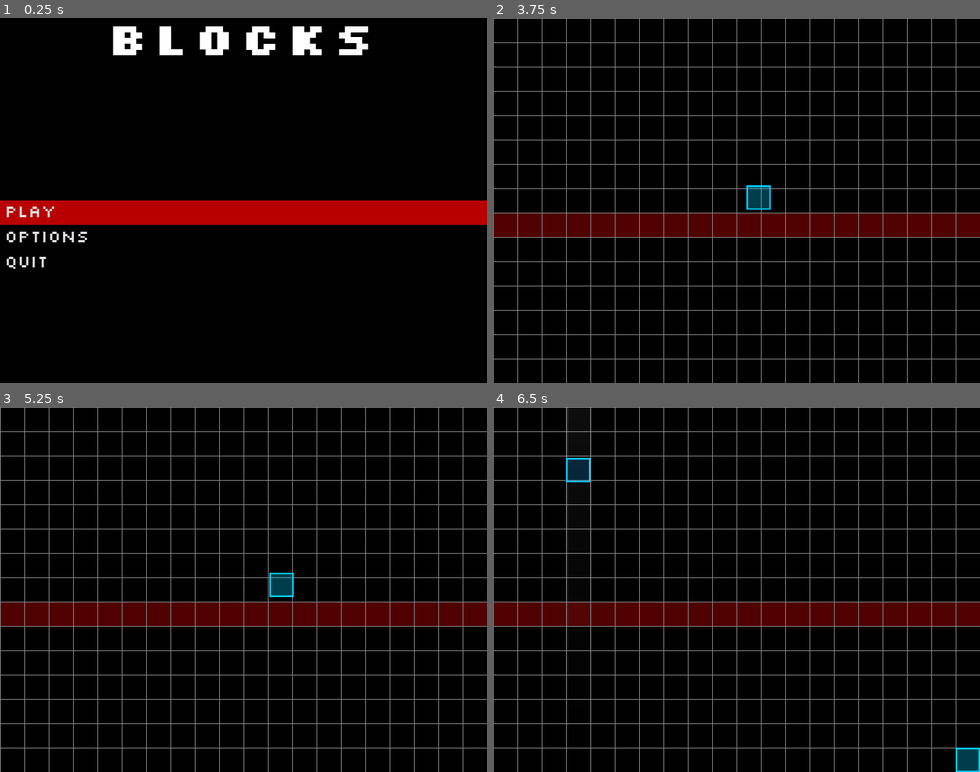
Above: before the commit, frames 1-4 (two rows, left to right).
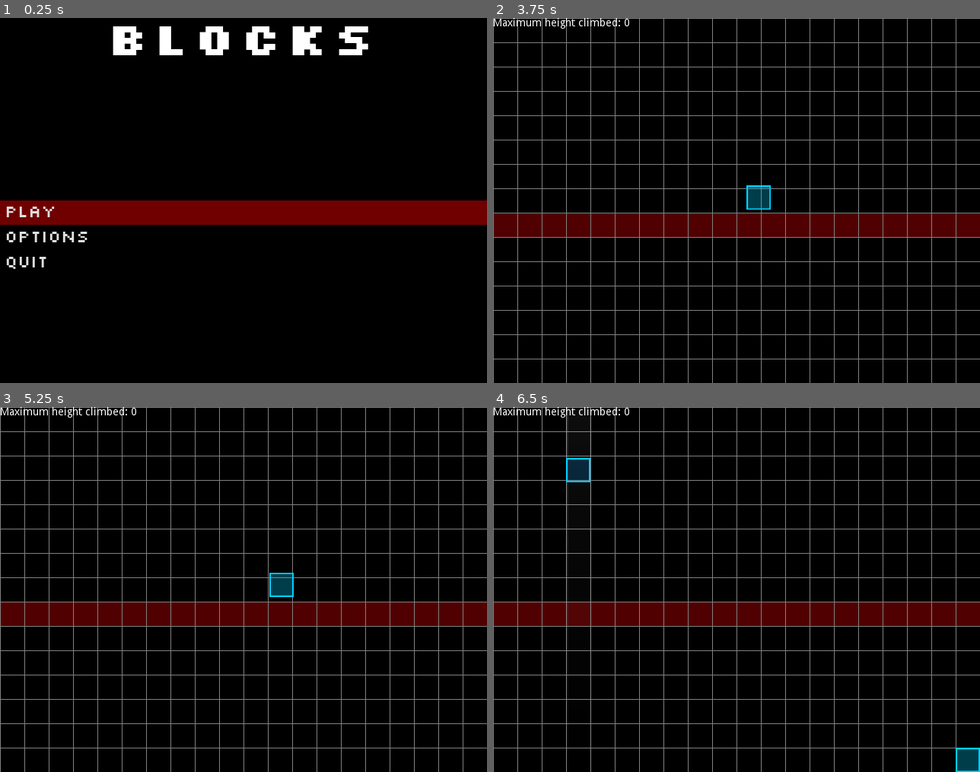
Above: after the commit, the same moments.

Repository: boscutti939/Blocks
Game: Godot game, scene res://Scenes/Menu.tscn
Two runs of this game, one before a commit and one after it. Both use one fixed random seed, a clock stepped at 60 frames per second and the inputs below.
Inputs:
- Up to frame 1 (0.25 s): no input
- Up to frame 2 (3.75 s): click "Play" at 0.5 s; click "Play" at 1.25 s; click "Options" at 2 s; tap Enter at 2.75, 3.6 s; hold Enter 2.78-3.53 s; hold D from 2.78 s (still down); tap Space at 3.02 s
- Up to frame 3 (5.25 s): tap Space at 3.77, 5 s; release D at 4.28 s; hold A 4.28-5.03 s; hold R 4.28-5.03 s; tap Enter at 4.55, 5.1 s; hold D from 5.03 s (still down)
- Up to frame 4 (6.5 s): keep holding D; tap Space at 5.27, 6.02 s; hold Enter from 5.78 s (still down)

The runs differ from the first frame. In frame 1, 6.6% of the frame differs, in the area x 0-100%, y 50-57%; in frame 2, 0.3%; in frame 3, 0.3%; in frame 4, 0.3%.

Commit message:
maximum block height score
Added a maximum block height score thing. So now I know how high I climbed.

Diff:
--- a/Scenes/Menu.tscn
+++ b/Scenes/Menu.tscn
@@ -13,7 +13,7 @@
 
 [sub_resource type="Gradient" id=2]
 offsets = PoolRealArray( 0.509677 )
-colors = PoolColorArray( 1, 0, 0, 0.72549 )
+colors = PoolColorArray( 1, 0, 0, 0.439216 )
 
 [sub_resource type="GradientTexture" id=3]
 gradient = SubResource( 2 )
--- a/Scenes/field.tscn
+++ b/Scenes/field.tscn
@@ -100,6 +100,15 @@
 "_edit_lock_": true
 }
 
+[node name="hud" type="Node2D" parent="sceneCamera"]
+
+[node name="maxheightlabel" type="Label" parent="sceneCamera/hud"]
+margin_right = 40.0
+margin_bottom = 14.0
+__meta__ = {
+"_edit_use_anchors_": false
+}
+
 [node name="shakeTime" type="Timer" parent="sceneCamera"]
 wait_time = 0.5
 one_shot = true
--- a/Scenes/player.tscn
+++ b/Scenes/player.tscn
@@ -100,15 +100,19 @@
 margin_bottom = -21.0
 
 [node name="jumpmeter" type="ProgressBar" parent="."]
-margin_left = -30.0
-margin_top = -34.0
-margin_right = 30.0
-margin_bottom = -27.0
+margin_left = -15.0
+margin_top = -15.0
+margin_right = 15.0
+margin_bottom = 15.0
 custom_styles/fg = SubResource( 4 )
 custom_styles/bg = SubResource( 5 )
 max_value = 1.0
+step = 0.0
 percent_visible = false
 script = ExtResource( 8 )
+__meta__ = {
+"_edit_use_anchors_": false
+}
 
 [node name="jumptimer" type="Timer" parent="jumpmeter"]
 wait_time = 10.0
--- a/Scripts/Global.gd
+++ b/Scripts/Global.gd
@@ -16,10 +16,15 @@
 var gameOver = false;
 var paused = false;
 
+var playerMaxBlockHeight = 0;
+
 # Called when the node enters the scene tree for the first time.
 func _ready():
 	pass # Replace with function body.
 
+func updateBlockHeight(x):
+	playerMaxBlockHeight = x;
+
 # Called every frame. 'delta' is the elapsed time since the previous frame.
 #func _process(delta):
-#	pass
+#	pass;
--- a/Scripts/field.gd
+++ b/Scripts/field.gd
@@ -8,11 +8,14 @@
 func _ready():
 	pass # Replace with function body.
 
+onready var maxheightlabel = $sceneCamera/hud/maxheightlabel;
+
 # Called every frame. 'delta' is the elapsed time since the previous frame.
 func _process(delta):
 	if not has_node("player"):
 		global.gameOver = true;
 		get_tree().set_pause(true);
+	maxheightlabel.text = "Maximum height climbed: " + str(global.playerMaxBlockHeight);
 
 	if Input.is_key_pressed(KEY_R):
 		get_tree().reload_current_scene();
--- a/Scripts/player/player.gd
+++ b/Scripts/player/player.gd
@@ -5,6 +5,9 @@
 const speed = 250;
 const JUMPHEIGHT = 2.5;
 var jumpheight = JUMPHEIGHT;
+var maxBlockHeight = 0;
+
+onready var global = get_node("/root/Global");
 
 func getInput(delta):
 	if Input.is_key_pressed(KEY_A) and (not $rayLeft.is_colliding()):
@@ -54,6 +57,10 @@
 	pass;
 
 func _physics_process(delta):
+	if is_on_floor():
+		var blockHeight = ceil((480 - 16 - round(position.y)) / 32);
+		maxBlockHeight = max(blockHeight, maxBlockHeight);
+		global.updateBlockHeight(maxBlockHeight);
 	getInput(delta);
 	motion.y += 1600 * delta;
 	#position += (Vector2(motion.x, clamp(motion.y, -600, 600))) * delta;
--- a/default_bus_layout.tres
+++ b/default_bus_layout.tres
@@ -25,7 +25,7 @@
 bus/2/solo = false
 bus/2/mute = false
 bus/2/bypass_fx = false
-bus/2/volume_db = -15.1981
+bus/2/volume_db = -4.003
 bus/2/send = "Master"
 bus/2/effect/0/effect = SubResource( 1 )
 bus/2/effect/0/enabled = false
Not shown, changed: Sounds/music.ogg.import
Not shown, changed: osxexport/Blocks.zip
